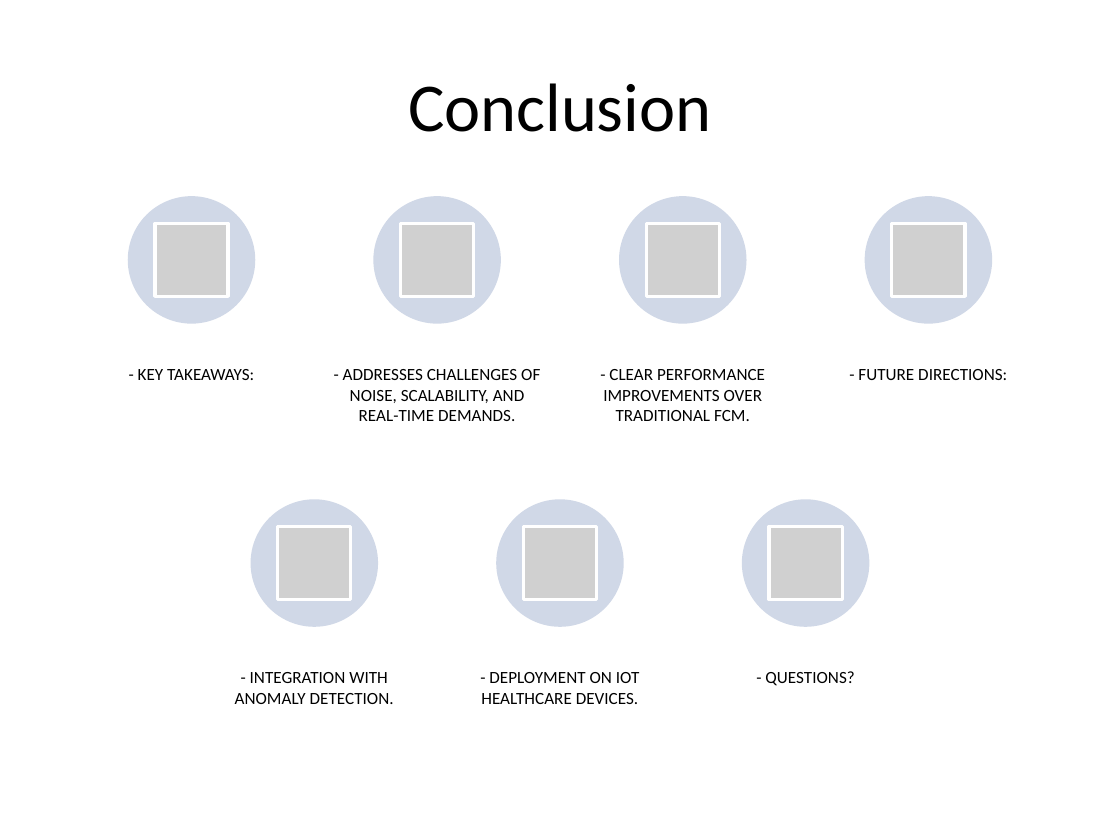
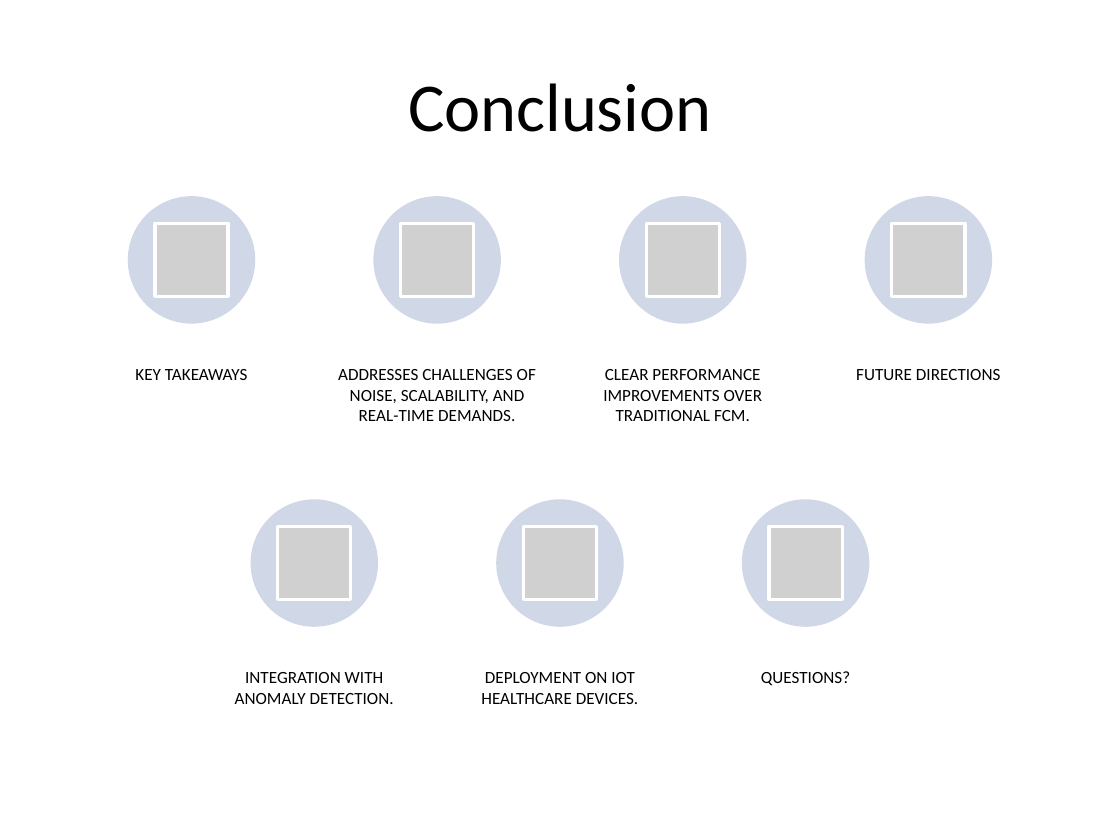
Before and after one commit to m-m4h4d/A03, a slide deck: slide 10 of ML_Assignment03_Mahad_Mansoor_Waqar.pptx. Drawn at 1120x840 pixels with LibreOffice and Linux fonts; fonts in the diff are those of the drawing; grey boxes stand for pictures. Boxes give left, top, right and bottom in pixels: in the first picture for what was removed or moved away, otherwise in the second. Text is boxed around its words. In the diff, an @@ line names an element or a change of style, - is before the commit and + after.

```diff
--- a/ML_Assignment03_Mahad_Mansoor_Waqar.pptx
+++ b/ML_Assignment03_Mahad_Mansoor_Waqar.pptx
@@ text at (135,369,248,380): text changed @@
-- KEY TAKEAWAYS:
+KEY TAKEAWAYS
@@ text at (338,369,536,421): text changed @@
-- ADDRESSES CHALLENGES OF NOISE, SCALABILITY, AND REAL-TIME DEMANDS.
+ADDRESSES CHALLENGES OF NOISE, SCALABILITY, AND REAL-TIME DEMANDS.
@@ text at (603,369,763,421): text changed @@
-- CLEAR PERFORMANCE IMPROVEMENTS OVER TRADITIONAL FCM.
+CLEAR PERFORMANCE IMPROVEMENTS OVER TRADITIONAL FCM.
@@ text at (856,369,1000,380): text changed @@
-- FUTURE DIRECTIONS:
+FUTURE DIRECTIONS
@@ text at (235,672,394,704): text changed @@
-- INTEGRATION WITH ANOMALY DETECTION.
+INTEGRATION WITH ANOMALY DETECTION.
@@ text at (481,672,639,704): text changed @@
-- DEPLOYMENT ON IOT HEALTHCARE DEVICES.
+DEPLOYMENT ON IOT HEALTHCARE DEVICES.
@@ text at (761,671,850,686): text changed @@
-- QUESTIONS?
+QUESTIONS?
```
Also in this commit, not shown: 9 other slides changed.
